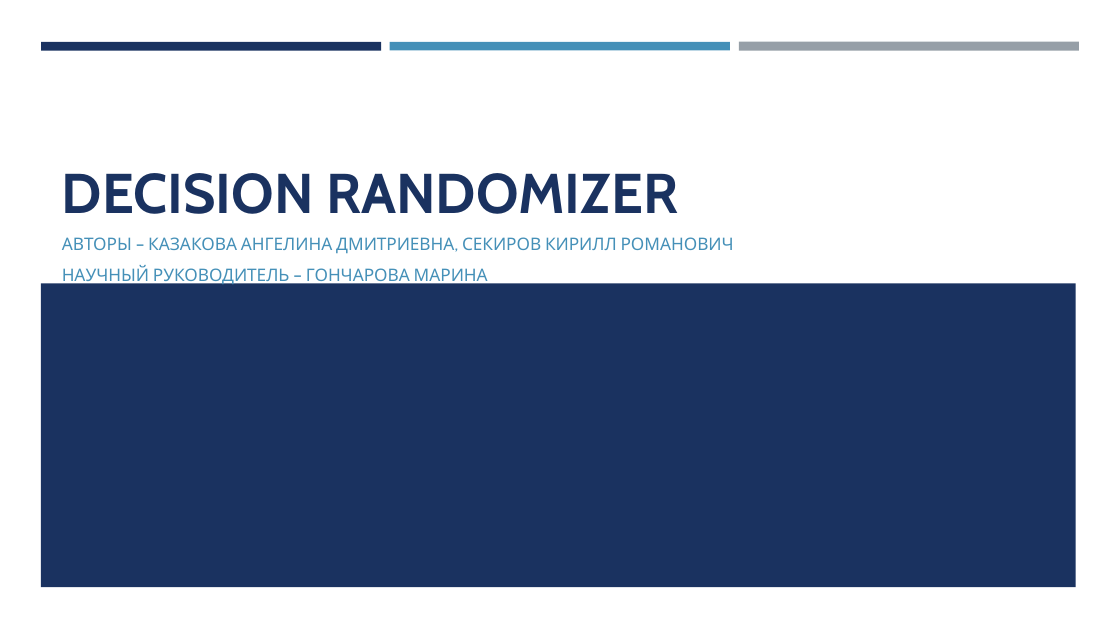
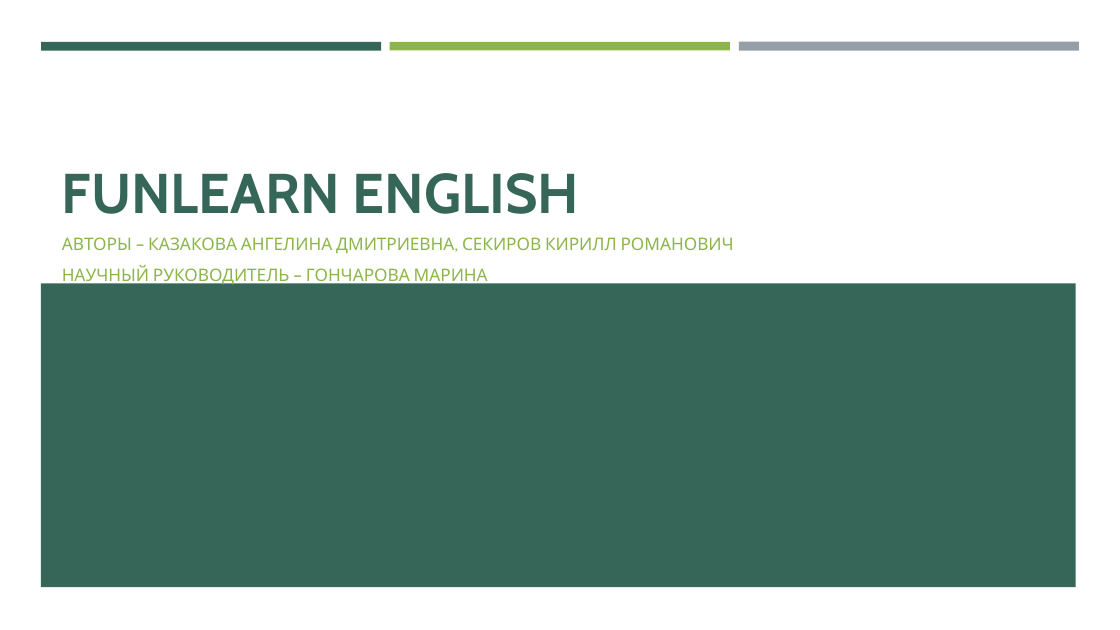
Before and after one commit to xexever/WEB-API-PROJECT, a slide deck: slide 1 of DecisionRandomizer1.pptx. Drawn at 1120x630 pixels with LibreOffice and Linux fonts; fonts in the diff are those of the drawing. Boxes give left, top, right and bottom in pixels: in the first picture for what was removed or moved away, otherwise in the second. Text is boxed around its words. In the diff, an @@ line names an element or a change of style, - is before the commit and + after.

```diff
--- a/DecisionRandomizer1.pptx
+++ b/DecisionRandomizer1.pptx
@@ rectangle at bbox=[41, 42, 381, 50]: fill #1A3260 to #366658 @@
@@ rectangle at bbox=[390, 42, 730, 50]: fill #4590B8 to #8CB64A @@
@@ title at bbox=[62, 173, 579, 214]: text changed; text colour #1A3260 to #366658 @@
-DECISION RANDOMIZER
+FUNLEARN ENGLISH
@@ subtitle "АВТОРЫ – КАЗАКОВА АНГЕЛИНА ДМИТРИЕВНА, ..." at bbox=[62, 237, 734, 287]: text colour #4590B8 to #8CB64A @@
@@ rectangle at bbox=[41, 283, 1076, 586]: fill #1A3260 to #366658 @@
```
Also in this commit, not shown: 5 other slides changed, 1 slide added, 7 other files.
